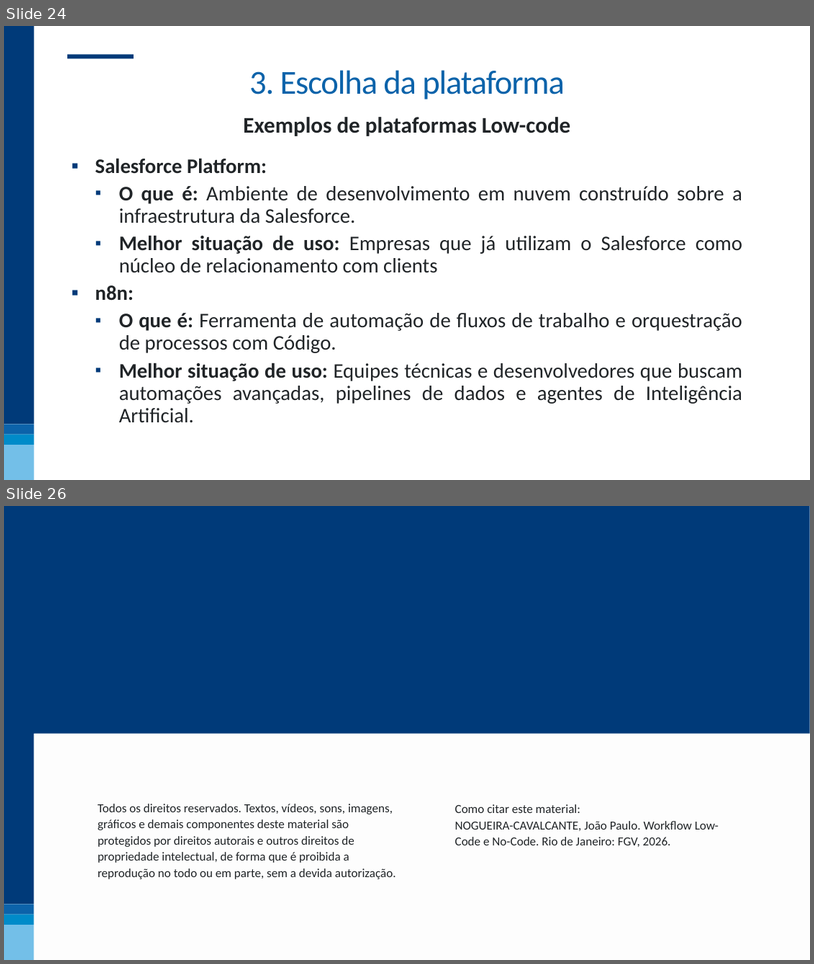
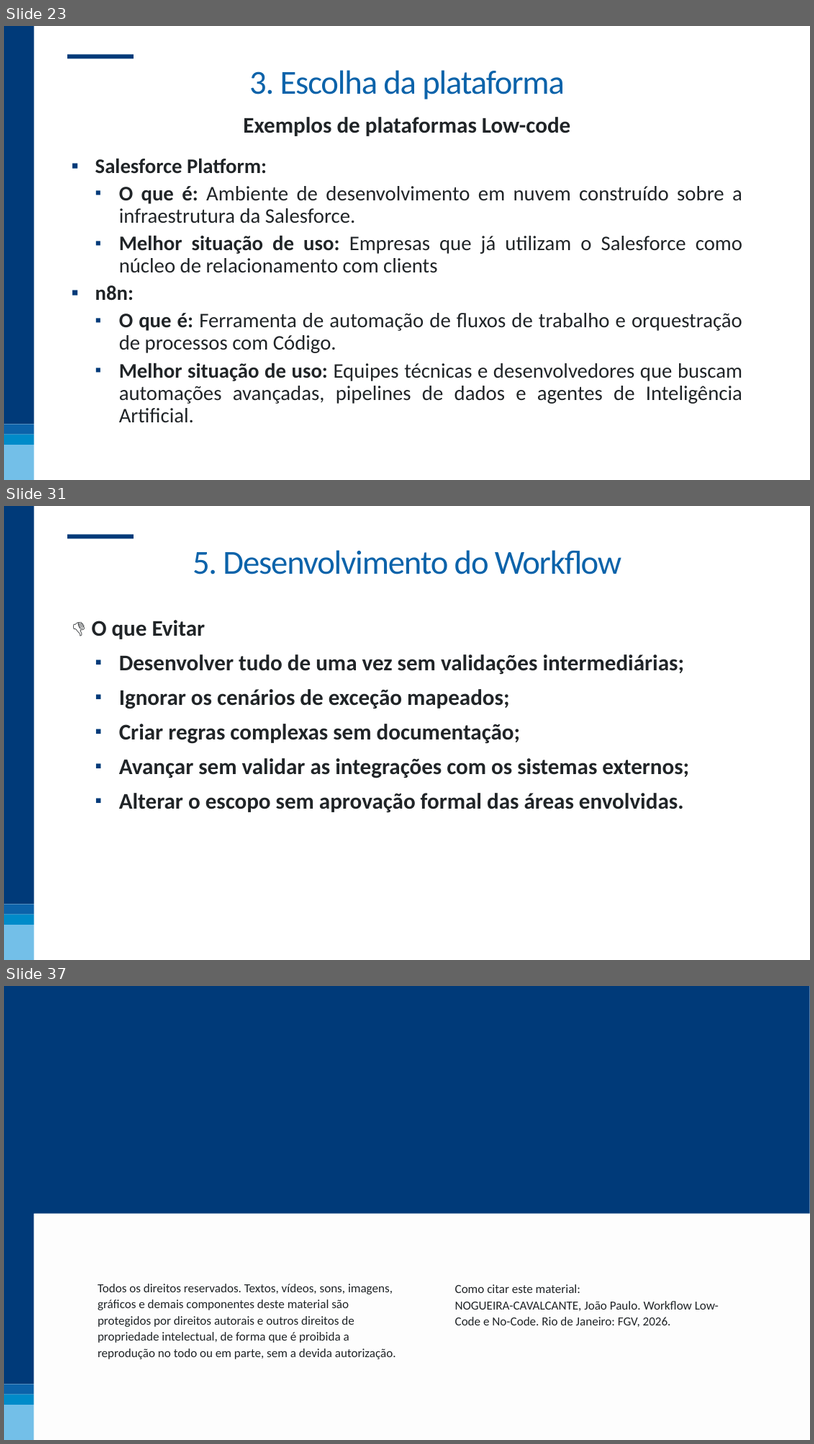
Before and after one commit to nogueira-cavalcante/FGV, a slide deck: Workflow Low-Code e No-Code/apresentações/01 - Workflow Low-code e No-code.pptx. Shown one above the other, each under a label of ours: slides 24 and 26 before the commit, slides 23, 31 and 37 after it; the slides between them are not shown. The pictures are 814x964 and 814x1444 pixels, drawn with LibreOffice and Linux fonts; fonts in the diff are those of the drawing; background and template pictures are left out. Boxes give left, top, right and bottom in pixels: in the first picture for what was removed or moved away, otherwise in the second. Text is boxed around its words. In the diff, an @@ line names an element or a change of style, - is before the commit and + after.

Commit message:
atualização da apresentação workflow low-code e no-code até o testes e validação

```diff
--- a/Workflow Low-Code e No-Code/apresentações/01 - Workflow Low-code e No-code.pptx
+++ b/Workflow Low-Code e No-Code/apresentações/01 - Workflow Low-code e No-code.pptx
@@ slide 31 added at (4,506,810,960), background #FFFFFF; not listed: 5 template elements that a slide beside it also shows @@
@@ title added at (193,550,622,574), 60 pt, text #0C63AA @@
+5. Desenvolvimento do Workflow
@@ text added at (92,620,689,813), 40 pt, text #202427, bold @@
+👎 O que Evitar
+  ▪ Desenvolver tudo de uma vez sem validações intermediárias;
+  ▪ Ignorar os cenários de exceção mapeados;
+  ▪ Criar regras complexas sem documentação;
+  ▪ Avançar sem validar as integrações com os sistemas externos;
+  ▪ Alterar o escopo sem aprovação formal das áreas envolvidas.
@@ what was slide 24 is now slide 23 @@
@@ what was slide 26 is now slide 37 @@
```
Also in this commit, not shown: 5 slides changed, 11 other slides added, 1 slide removed, 1 other file.
